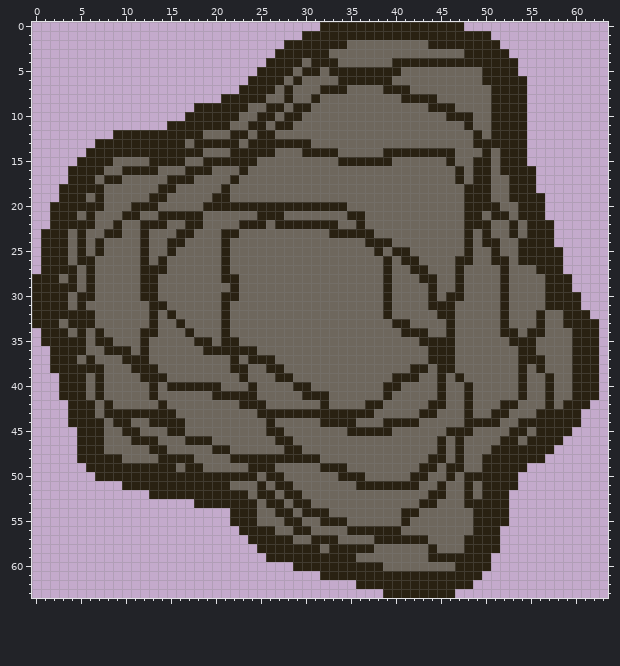
Pixel-art sprite, stored at out/production/Territory/constructions/Mine.png. That is the earlier state.
The file is 64x64 pixels.
And afterwards:
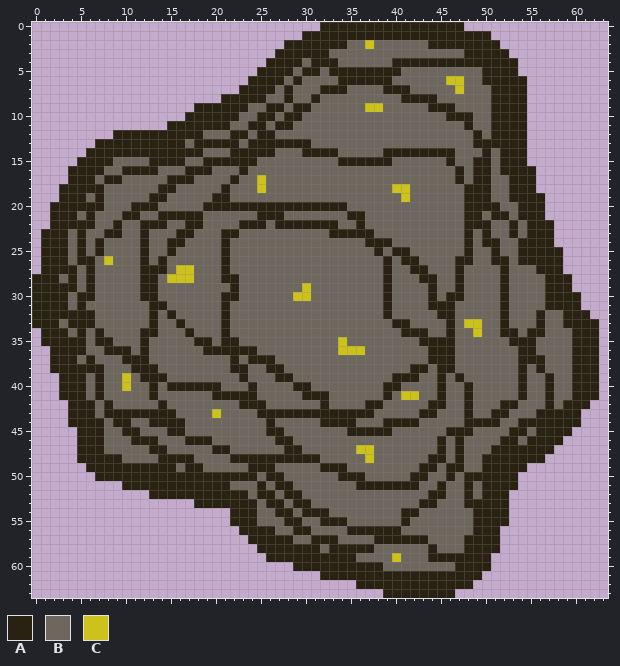
Palette (. is transparent): A #292112  B #6e675d  C #cdc21c
From old to new:
@@ x 35..39 @@
  1 AAAAA
- 2 BBBBB
+ 2 BBCBB
  3 BBBBB
@@ x 35..49 @@
  5 AAAAAABBBBBBBBB
- 6 AAAAABBBBBBBBBB
- 7 BBBBAAABBBBBBBB
+ 6 AAAAABBBBBBCCBB
+ 7 BBBBAAABBBBBCBB
  8 BBBBBBAAAABBBBB
- 9 BBBBBBBBBAAABBB
+ 9 BBCCBBBBBAAABBB
 10 BBBBBBBBBBBAAAB
@@ x 23..43 @@
 16 ABBBBBBBBBBBBBBBBBBBB
-17 BBBBBBBBBBBBBBBBBBBBB
-18 BBBBBBBBBBBBBBBBBBBBB
-19 BBBBBBBBBBBBBBBBBBBBB
+17 BBCBBBBBBBBBBBBBBBBBB
+18 BBCBBBBBBBBBBBBBBCCBB
+19 BBBBBBBBBBBBBBBBBBCBB
 20 AAAAAAAAAAAABBBBBBBBB
@@ x 0..63 @@
 25 .AAABABABBBBABBABBBBBABBBBBBBBBBBBBBBBABAABBBBBBABBABBAAAAA.....
-26 .AAABAABBBBBABABBBBBBABBBBBBBBBBBBBBBBBABAABBBBAABBAABAAAAA.....
-27 .AAAABABBBBBAAABBBBBBABBBBBBBBBBBBBBBBBABBAABBBABBBBABBBAAA.....
-28 AAABABABBBBBAABBBBBBBAABBBBBBBBBBBBBBBBABBBAABBABBBBABBBBAAA....
-29 AAAAABABBBBBAABBBBBBBBABBBBBBBBBBBBBBBBABBBBABBABBBBABBBBAAA....
-30 AAAABAABBBBBAABBBBBBBAABBBBBBBBBBBBBBBBABBBBABAABBBBABBBBAAAA...
+26 .AAABAABCBBBABABBBBBBABBBBBBBBBBBBBBBBBABAABBBBAABBAABAAAAA.....
+27 .AAAABABBBBBAAABCCBBBABBBBBBBBBBBBBBBBBABBAABBBABBBBABBBAAA.....
+28 AAABABABBBBBAABCCCBBBAABBBBBBBBBBBBBBBBABBBAABBABBBBABBBBAAA....
+29 AAAAABABBBBBAABBBBBBBBABBBBBBBCBBBBBBBBABBBBABBABBBBABBBBAAA....
+30 AAAABAABBBBBAABBBBBBBAABBBBBBCCBBBBBBBBABBBBABAABBBBABBBBAAAA...
 31 AAAABABBBBBBBAABBBBBBABBBBBBBBBBBBBBBBBABBBBAAABBBBBABBBBAAAA...
 32 AAAAAAABBBBBBABABBBBBABBBBBBBBBBBBBBBBBABBBBBAABBBBBABBBABBAAA..
-33 AAABAAABBBBBBABBABBBBABBBBBBBBBBBBBBBBBBAABBBBABBBBBABBBABBAAAA.
-34 .AAABABABBBBAABBBABBBABBBBBBBBBBBBBBBBBBBAAABBABBBBBAABAABBBAAA.
-35 .AAAAABAABBBABBBBBAABAABBBBBBBBBBBBBBBBBBBBAAAABBBBBBAAABBBBAAA.
-36 ..AAAABBAAABABBBBBBAAAAAABBBBBBBBBBBBBBBBBBBAAABBBBBBBAABBBBAAA.
+33 AAABAAABBBBBBABBABBBBABBBBBBBBBBBBBBBBBBAABBBBABCCBBABBBABBAAAA.
+34 .AAABABABBBBAABBBABBBABBBBBBBBBBBBBBBBBBBAAABBABBCBBAABAABBBAAA.
+35 .AAAAABAABBBABBBBBAABAABBBBBBBBBBBCBBBBBBBBAAAABBBBBBAAABBBBAAA.
+36 ..AAAABBAAABABBBBBBAAAAAABBBBBBBBBCCCBBBBBBBAAABBBBBBBAABBBBAAA.
 37 ..AAABABBBAAABBBBBBBBBABAAABBBBBBBBBBBBBBBBBAAABBBBBBBAAABBBAAA.
 38 ..AAAAAABBBAAABBBBBBBBAABBAABBBBBBBBBBBBBBAABAABBBBBBBABABBBAAA.
-39 ...AAABABBBBAAABBBBBBBBABBBAABBBBBBBBBBBAAABBABABBBBBBABBABBAAA.
-40 ...AAABABBBBBABAAAAAABBBABBBBAABBBBBBBBAABBBBABBABBBBBABBABBAAA.
-41 ...AAABABBBBBABBBBBBAAAAABBBBBAAABBBBBBABBBBBABBABBBBBABBABBAAA.
+39 ...AAABABBCBAAABBBBBBBBABBBAABBBBBBBBBBBAAABBABABBBBBBABBABBAAA.
+40 ...AAABABBCBBABAAAAAABBBABBBBAABBBBBBBBAABBBBABBABBBBBABBABBAAA.
+41 ...AAABABBBBBABBBBBBAAAAABBBBBAAABBBBBBABCCBBABBABBBBBABBABBAAA.
 42 ....AAABABBBBBABBBBBBBBAAABBBBBBABBBBAABBBBBAABBABBBAABBBABAAA..
-43 ....AAABAAAAAAAABBBBBBBBBAAAAAAAAAAAAABBBBBAABBBABBAABBBAAAAA...
+43 ....AAABAAAAAAAABBBBCBBBBAAAAAAAAAAAAABBBBBAABBBABBAABBBAAAAA...
 44 ....AAAABAABBAAAABBBBBBBBBABBBBBAAAABBBAAAABBBBBAAAABBAAAAAAA...
@@ x 34..39 @@
 46 BBBBBB
-47 BBBBBB
-48 BBBBBB
+47 BBCCBB
+48 BBBCBB
 49 ABBBBB
@@ x 38..42 @@
 58 BBBBB
-59 BBBBB
+59 BBCBB
 60 ABBBB
